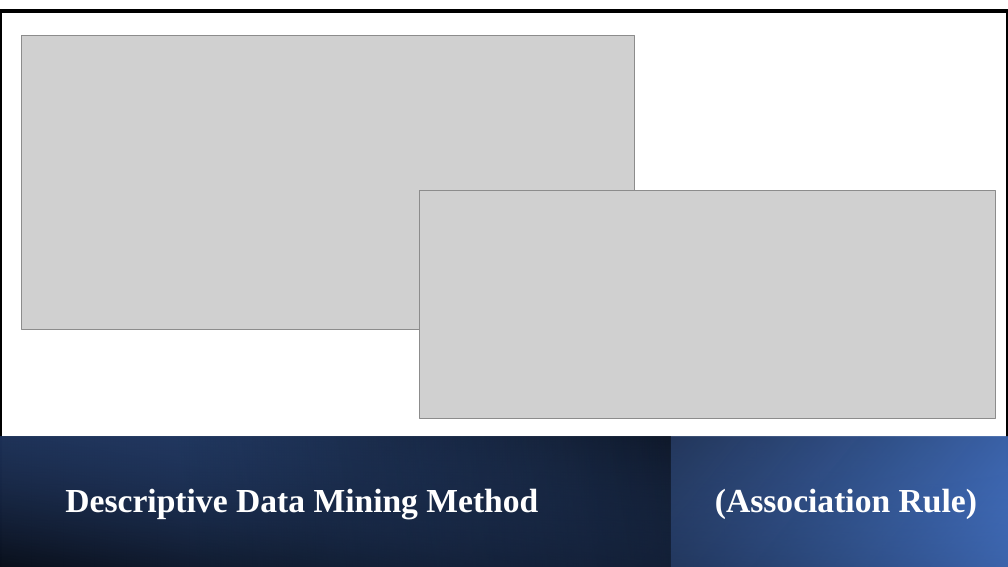
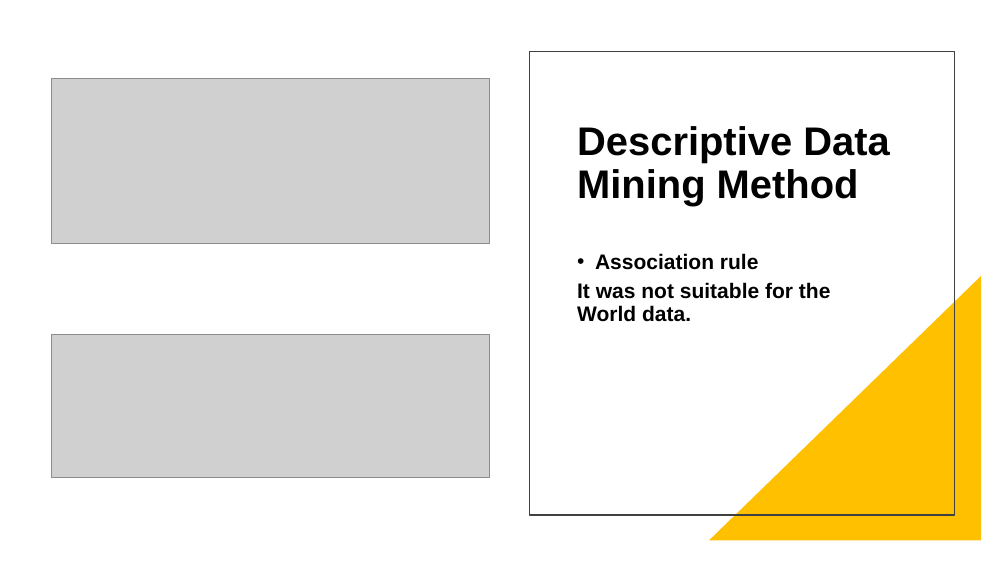
Before and after one commit to toyosi11/0.ProjectDataMiningFall2023, a slide deck: slide 6 of 10.05.2023.Data_Descriptive_Presentation.pptx. Drawn at 1008x567 pixels with LibreOffice and Linux fonts; fonts in the diff are those of the drawing; grey boxes stand for pictures. Boxes give left, top, right and bottom in pixels: in the first picture for what was removed or moved away, otherwise in the second. Text is boxed around its words. In the diff, an @@ line names an element or a change of style, - is before the commit and + after.

```diff
--- a/10.05.2023.Data_Descriptive_Presentation.pptx
+++ b/10.05.2023.Data_Descriptive_Presentation.pptx
@@ rectangle removed at (0, 11, 1008, 567) @@
@@ rectangle added at (529, 51, 954, 515), outline #404040 1.5 pt @@
@@ picture: place and size @@
-picture at (22, 35, 635, 329)
+picture at (51, 79, 489, 243)
@@ text added at (577, 126, 889, 207), 38 pt, text #000000, bold @@
+Descriptive Data Mining Method
@@ text added at (577, 253, 831, 322), 20 pt, text #000000, bold @@
+• Association rule
+It was not suitable for the World data.
@@ right triangle added at (709, 276, 982, 541), fill #FFC000 @@
@@ picture: place and size @@
-picture at (420, 191, 995, 419)
+picture at (51, 335, 489, 477)
@@ rectangle removed at (0, 437, 1008, 567) @@
@@ rectangle removed at (0, 437, 671, 567) @@
@@ rectangle removed at (0, 437, 1008, 567) @@
@@ title removed at (65, 488, 977, 519) @@
-Descriptive Data Mining Method (Association Rule)
```
Also in this commit, not shown: 11 other slides changed, 2 other files.
